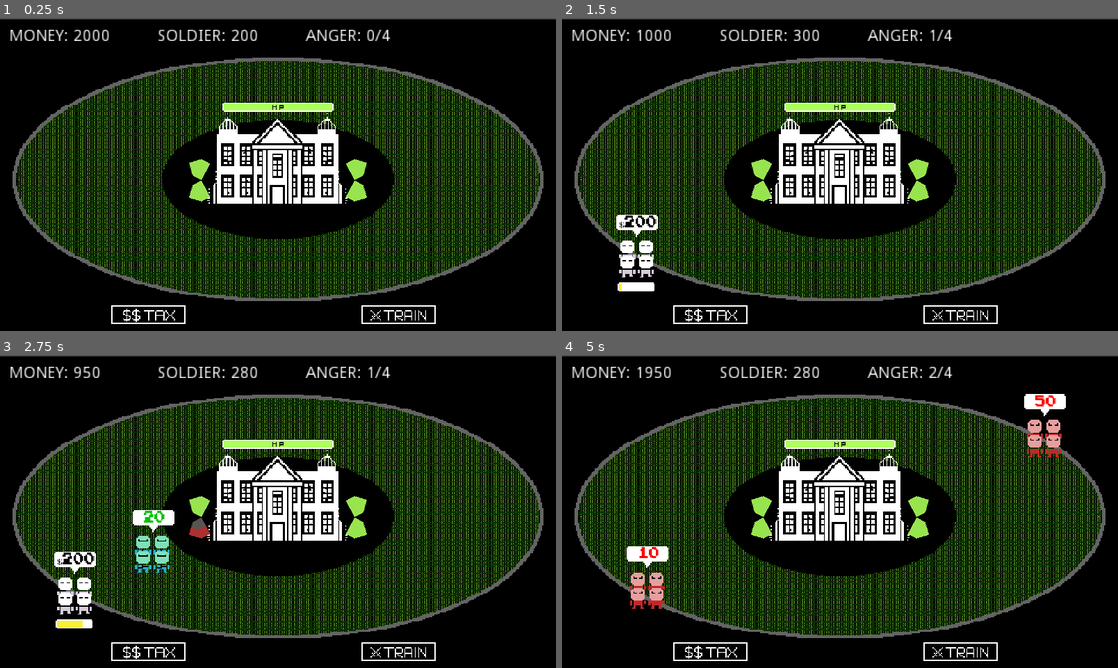
Above: before the commit, frames 1-4 (two rows, left to right).
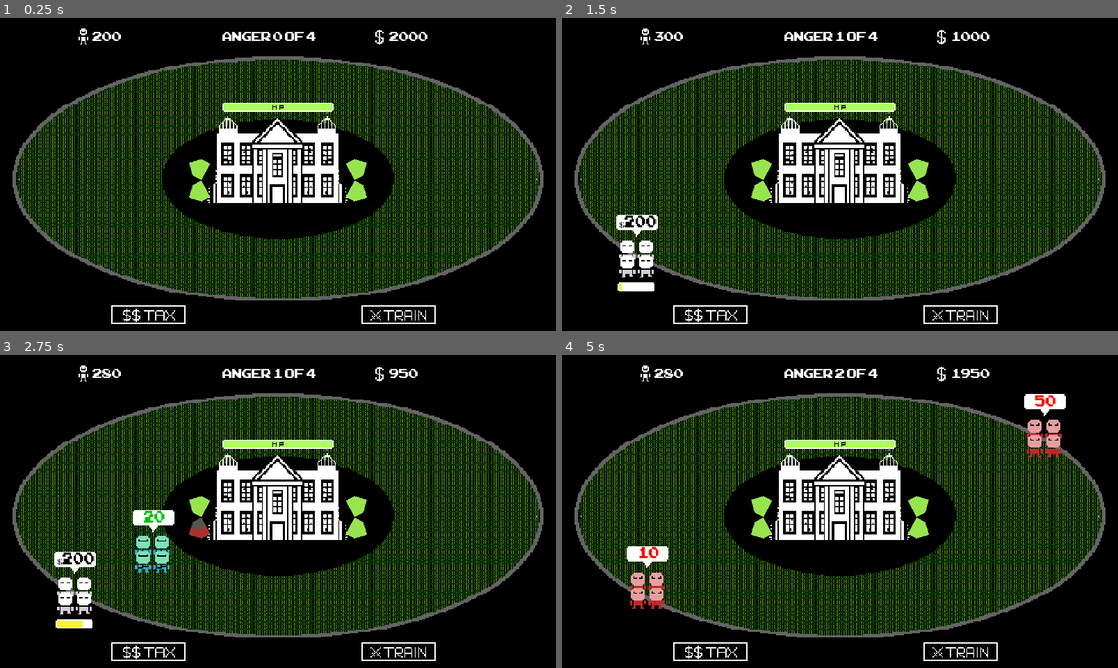
Above: after the commit, the same moments.

Repository: metalboyrick/riot-city-game
Game: Godot game, scene res://levels/level_base/level.tscn
The game is run twice, just before and just after one commit, with the same random seed, the same clock (stepped at 60 frames per second) and the same inputs. This scene is started directly instead of the project's main scene.
Inputs (mouse positions are in pixels of both pictures, inside the frame that each line leads up to):
- Up to frame 1 (0.25 s): no input
- Up to frame 2 (1.5 s): click (712, 318) at 0.5 s; click (962, 318) at 1.25 s
- Up to frame 3 (2.75 s): click (194, 530) at 2.02 s
- Up to frame 4 (5 s): click (756, 530) at 2.77 s; click (712, 655) at 3.5 s; click (962, 655) at 4.25 s

The runs differ from the first frame. In frame 1, 18% of the frame differs, in the area x 0-100%, y 0-91%; in frame 2, 18%; in frame 3, 18%; in frame 4, 18%.

Commit message:
added level ui

Diff:
--- a/actors/path/path.tscn
+++ b/actors/path/path.tscn
@@ -9,6 +9,9 @@
 
 [sub_resource type="CapsuleShape2D" id=1]
 radius = 8.0
+
+[sub_resource type="RectangleShape2D" id=2]
+extents = Vector2( 10, 72 )
 
 [node name="Path" type="Node2D"]
 script = ExtResource( 3 )
@@ -52,6 +55,18 @@
 rotation = 1.5708
 shape = SubResource( 1 )
 
+[node name="StaticBody2D" type="StaticBody2D" parent="."]
+
+[node name="CollisionShape2D" type="CollisionShape2D" parent="StaticBody2D"]
+position = Vector2( -40, -16 )
+shape = SubResource( 2 )
+
+[node name="StaticBody2D2" type="StaticBody2D" parent="."]
+
+[node name="CollisionShape2D" type="CollisionShape2D" parent="StaticBody2D2"]
+position = Vector2( 40, -16 )
+shape = SubResource( 2 )
+
 [connection signal="pressed" from="DeployButton" to="SoldierSpawn" method="_on_DeployButton_pressed"]
 [connection signal="timeout" from="CooldownTimer" to="SoldierSpawn" method="_on_CooldownTimer_timeout"]
 [connection signal="body_entered" from="SafePoint" to="." method="_on_SafePoint_body_entered"]
--- a/levels/level_base/level.gd
+++ b/levels/level_base/level.gd
@@ -32,7 +32,6 @@
 onready var n_money_label := get_node("GUI/MoneyLabel")
 onready var n_soldier_label := get_node("GUI/SoldierLabel")
 onready var n_anger_label := get_node("GUI/AngerLabel")
-onready var n_health_label := get_node("GUI/HealthLabel")
 onready var n_health_bar := get_node("GUI/HealthBar")
 onready var n_game_over_menu := get_node("GUI/GameOverMenu")
 
@@ -117,21 +116,20 @@
 		show_game_over()
 		return
 	health = new_value
-	n_health_label.text = "HEALTH: " + str(new_value)
 	n_health_bar.value = new_value
 
 func update_money(new_value: int):
 	money = new_value
-	n_money_label.text = "MONEY: " + str(money)
+	n_money_label.text = str(money)
 
 func update_soldier(new_value: int):
 	total_soldier_power = new_value
-	n_soldier_label.text = "SOLDIER: " + str(new_value)
+	n_soldier_label.text = str(new_value)
 
 func update_anger(new_value:int):
 	if anger < MAX_ANGER:
 		anger = new_value
-		n_anger_label.text = "ANGER: " + str(anger) + "/" + str(MAX_ANGER)
+		n_anger_label.text = "ANGER: " + str(anger) + " of " + str(MAX_ANGER)
 
 func show_game_over():
 	get_tree().paused = true
--- a/levels/level_base/level.tscn
+++ b/levels/level_base/level.tscn
@@ -11,6 +11,24 @@
 [ext_resource path="res://assets/ui/in-game/train_btn_2.png" type="Texture" id=9]
 [ext_resource path="res://assets/ui/in-game/tax_btn_2.png" type="Texture" id=10]
 [ext_resource path="res://assets/ui/in-game/train_btn_1.png" type="Texture" id=11]
+[ext_resource path="res://assets/fonts/ARCADECLASSIC.TTF" type="DynamicFontData" id=12]
+[ext_resource path="res://assets/ui/in-game/soldier_display_icon.png" type="Texture" id=13]
+[ext_resource path="res://assets/ui/in-game/money_display_icon.png" type="Texture" id=14]
+
+[sub_resource type="DynamicFontData" id=1]
+font_path = "res://assets/fonts/ARCADECLASSIC.TTF"
+
+[sub_resource type="DynamicFont" id=2]
+font_data = SubResource( 1 )
+
+[sub_resource type="DynamicFont" id=3]
+font_data = ExtResource( 12 )
+
+[sub_resource type="DynamicFontData" id=4]
+font_path = "res://assets/fonts/ARCADECLASSIC.TTF"
+
+[sub_resource type="DynamicFont" id=5]
+font_data = SubResource( 4 )
 
 [node name="Level" type="Node2D"]
 script = ExtResource( 3 )
@@ -19,7 +37,8 @@
 MONEY = 2000
 
 [node name="Map" type="Sprite" parent="."]
-position = Vector2( 240, 136 )
+position = Vector2( 240, 135.5 )
+scale = Vector2( 1, 1.0037 )
 texture = ExtResource( 4 )
 __meta__ = {
 "_edit_lock_": true
@@ -142,33 +161,45 @@
 "_edit_use_anchors_": false
 }
 
+[node name="MoneyLabel" type="Label" parent="GUI"]
+margin_left = 336.0
+margin_top = 7.0
+margin_right = 400.0
+margin_bottom = 24.0
+custom_fonts/font = SubResource( 2 )
+text = "GASGSAGSA"
+__meta__ = {
+"_edit_use_anchors_": false
+}
+
+[node name="TextureRect" type="TextureRect" parent="GUI"]
+margin_left = 64.0
+margin_top = 7.0
+margin_right = 80.0
+margin_bottom = 24.0
+texture = ExtResource( 13 )
+__meta__ = {
+"_edit_use_anchors_": false
+}
+
+[node name="SoldierLabel" type="Label" parent="GUI"]
+margin_left = 80.0
+margin_top = 7.0
+margin_right = 112.0
+margin_bottom = 24.0
+custom_fonts/font = SubResource( 3 )
+text = "40"
+__meta__ = {
+"_edit_use_anchors_": false
+}
+
 [node name="AngerLabel" type="Label" parent="GUI"]
-margin_left = 264.0
-margin_top = 8.0
-margin_right = 337.0
-margin_bottom = 22.0
+margin_left = 192.0
+margin_top = 7.0
+margin_right = 256.0
+margin_bottom = 23.0
+custom_fonts/font = SubResource( 5 )
 text = "ANGER: 3/3"
-__meta__ = {
-"_edit_use_anchors_": false
-}
-
-[node name="MoneyLabel" type="Label" parent="GUI"]
-margin_left = 8.0
-margin_top = 8.0
-margin_right = 95.0
-margin_bottom = 22.0
-text = "MONEY: 2000"
-__meta__ = {
-"_edit_use_anchors_": false
-}
-
-[node name="HealthLabel" type="Label" parent="GUI"]
-visible = false
-margin_left = 216.0
-margin_top = 72.0
-margin_right = 312.0
-margin_bottom = 86.0
-rect_scale = Vector2( 0.5, 0.5 )
 __meta__ = {
 "_edit_use_anchors_": false
 }
@@ -186,16 +217,6 @@
 "_edit_use_anchors_": false
 }
 
-[node name="SoldierLabel" type="Label" parent="GUI"]
-margin_left = 136.0
-margin_top = 8.0
-margin_right = 222.0
-margin_bottom = 22.0
-text = "SOLDIER: 40"
-__meta__ = {
-"_edit_use_anchors_": false
-}
-
 [node name="TaxButton" type="TextureButton" parent="GUI"]
 margin_left = 96.0
 margin_top = 247.0
@@ -248,6 +269,13 @@
 text = "Game Over !"
 align = 1
 
+[node name="TextureRect2" type="TextureRect" parent="GUI"]
+margin_left = 320.0
+margin_top = 7.0
+margin_right = 336.0
+margin_bottom = 24.0
+texture = ExtResource( 14 )
+
 [connection signal="s_mob_entered" from="CentralBuilding" to="." method="_on_CentralBuilding_s_mob_entered"]
 [connection signal="pressed" from="GUI/TaxButton" to="." method="_on_TaxButton_pressed"]
 [connection signal="pressed" from="GUI/TrainButton" to="." method="_on_TrainButton_pressed"]
Not shown: 1 places in actors/path/path.tscn that only renumber resources
Not shown: 1 places in levels/level_base/level.tscn that only renumber resources
